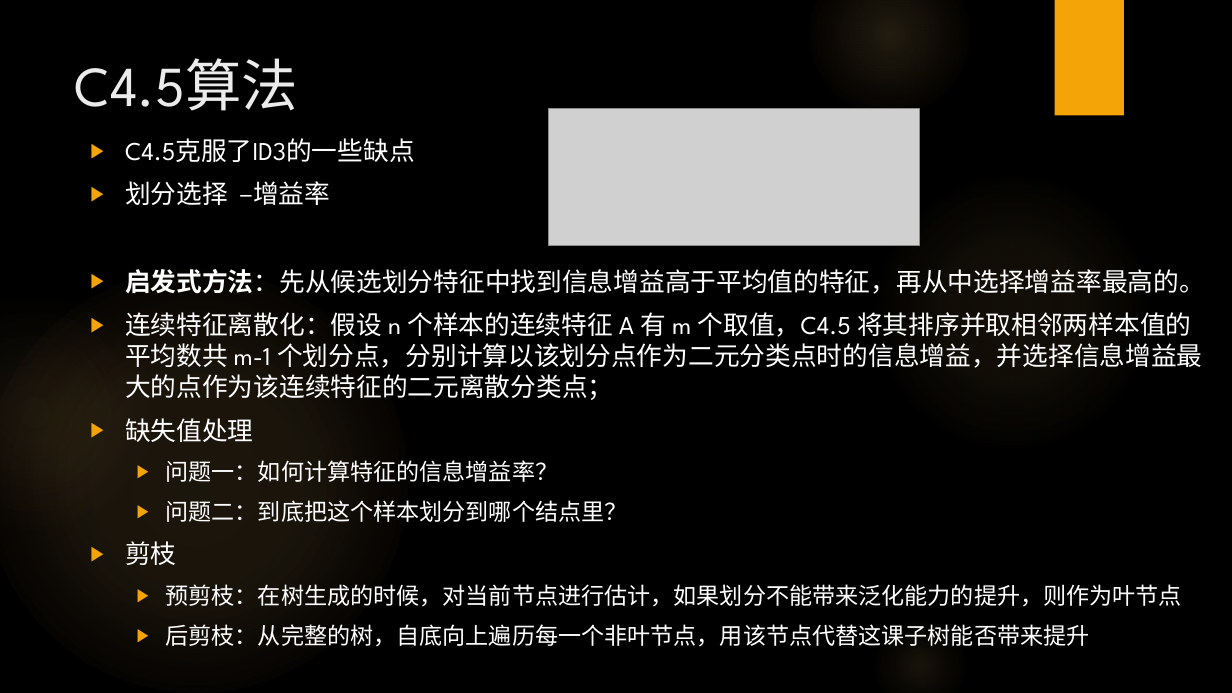
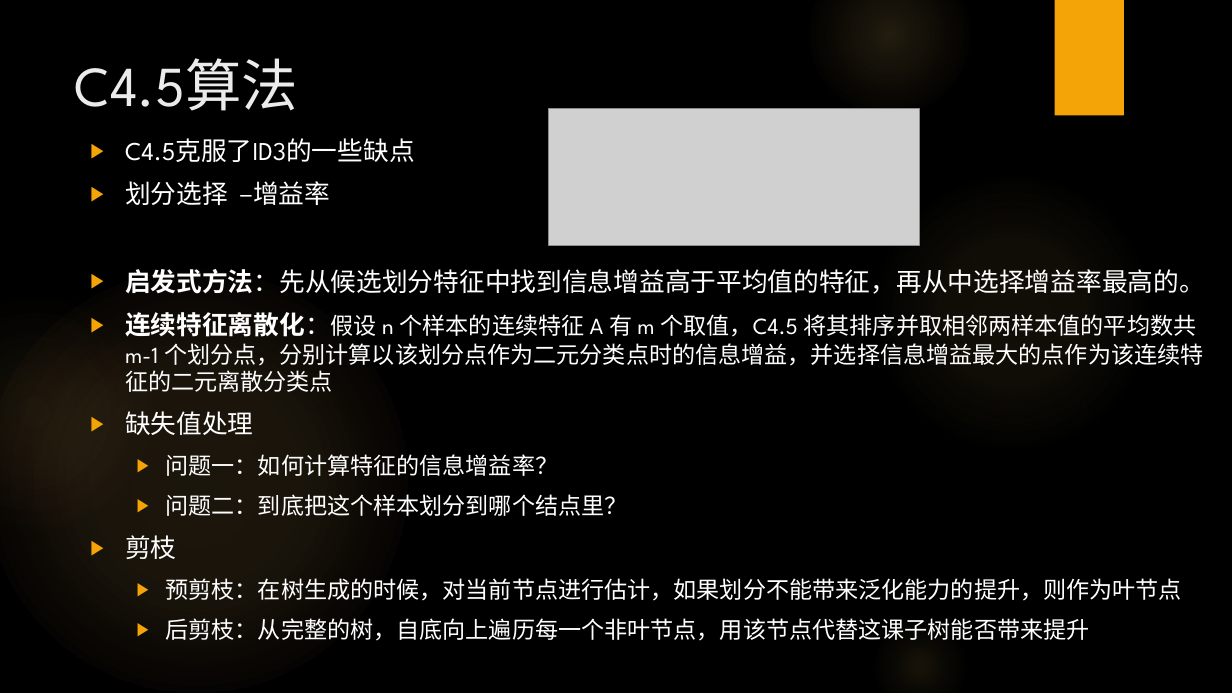
Before and after one commit to RobertWang2/DNN-MI, a slide deck: slide 8 of resources/分享PPT合集/决策树算法发展.pptx. Drawn at 1232x693 pixels with LibreOffice and Linux fonts; fonts in the diff are those of the drawing; grey boxes stand for pictures; background and template pictures are left out. Boxes give left, top, right and bottom in pixels: in the first picture for what was removed or moved away, otherwise in the second. Text is boxed around its words. In the diff, an @@ line names an element or a change of style, - is before the commit and + after.

```diff
--- a/resources/分享PPT合集/决策树算法发展.pptx
+++ b/resources/分享PPT合集/决策树算法发展.pptx
@@ text at bbox=[125, 312, 1203, 392]: text changed; size 20 to 18 pt @@
-▶ 连续特征离散化：假设 n 个样本的连续特征 A 有 m 个取值，C4.5 将其排序并取相邻两样本值的平均数共 m-1 个划分点，分别计算以该划分点作为二元分类点时的信息增益，并选择信息增益最大的点作为该连续特征的二元离散分类点；
+▶ 连续特征离散化：假设 n 个样本的连续特征 A 有 m 个取值，C4.5 将其排序并取相邻两样本值的平均数共 m-1 个划分点，分别计算以该划分点作为二元分类点时的信息增益，并选择信息增益最大的点作为该连续特征的二元离散分类点
```
Also in this commit, not shown: 5 other slides changed, 5 slides added, 1 slide removed.
